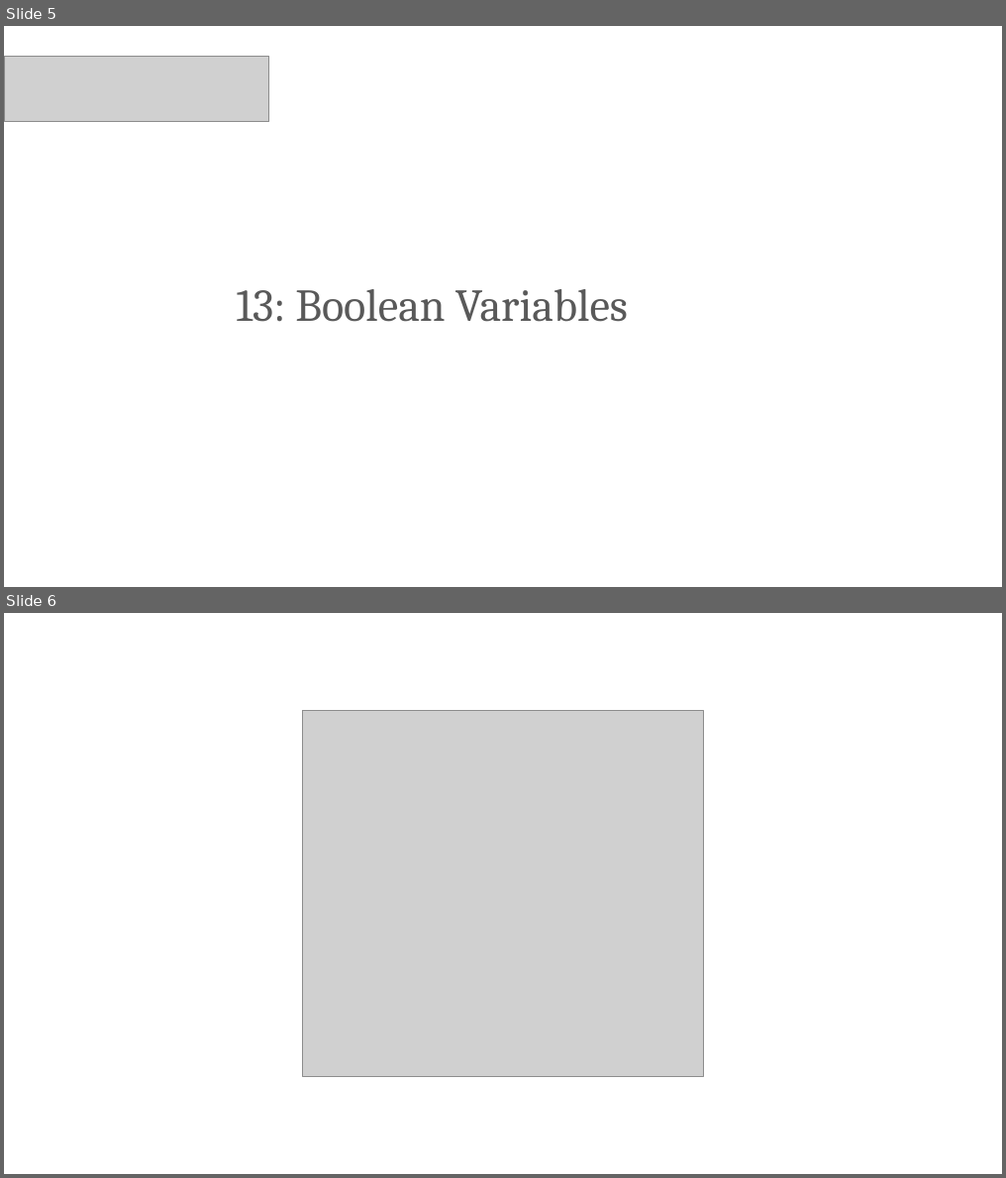
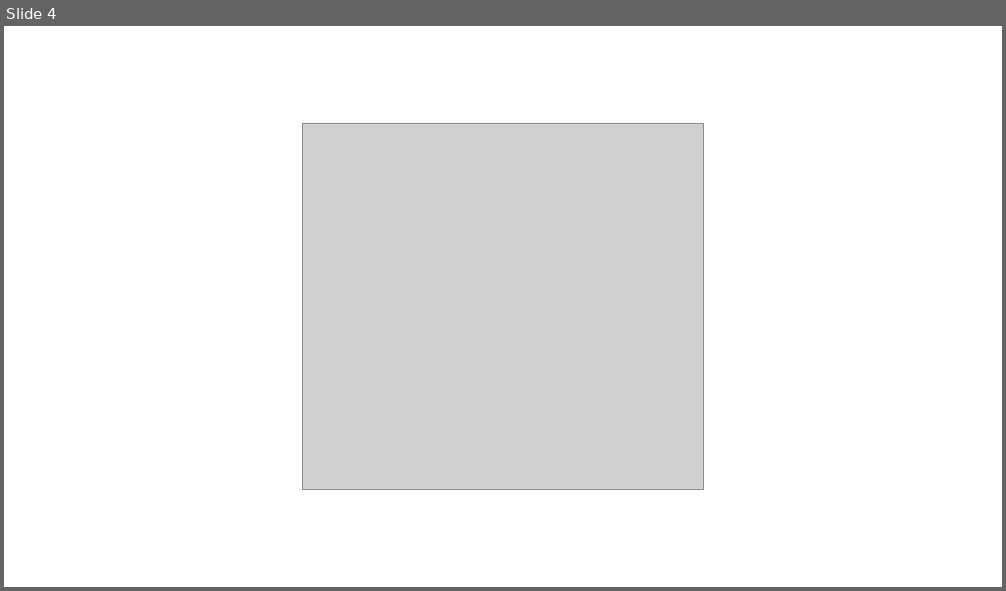
Before and after one commit to PracticumAI/python, a slide deck: presentations/02_loops.pptx. Shown one above the other, each under a label of ours: slides 5 and 6 before the commit, slide 4 after it. The pictures are 1006x1178 and 1006x591 pixels, drawn with LibreOffice and Linux fonts; fonts in the diff are those of the drawing; grey boxes stand for pictures. Boxes give left, top, right and bottom in pixels: in the first picture for what was removed or moved away, otherwise in the second. Text is boxed around its words. In the diff, an @@ line names an element or a change of style, - is before the commit and + after.

```diff
--- a/presentations/02_loops.pptx
+++ b/presentations/02_loops.pptx
@@ slide 5 removed at <box>4,26,1002,587</box>, background #FFFFFF @@
@@ picture removed at <box>4,56,269,122</box> @@
@@ title removed at <box>236,289,628,322</box> @@
-13: Boolean Variables
@@ what was slide 6 is now slide 4 @@
```
Also in this commit, not shown: 4 other slides removed, 4 other files.
